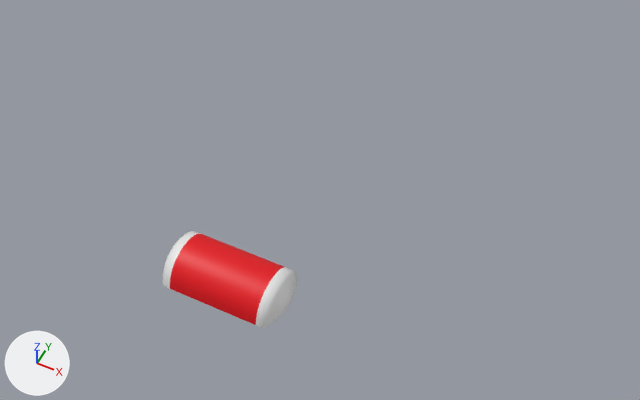
What one commit did to the Blender file RawAssets/Art/Meshes/Note.blend.
One viewpoint serves both versions: a camera (50 mm lens) standing at (4.58, -6.27, 10.3) and looking at (0.64, 1.61, 0.45). Lighting does not change. The marker at lower left points along +X, +Y and +Z.

Before the edit, the objects in view are built like this:
```python
me_cylinder = bpy.data.meshes.new('Cylinder')
me_cylinder.from_pydata(...)  # 63 vertices, 50 faces; spans x -1.93..1.94, y -1.02..0.03, z -0.5..0.5
me_cylinder.polygons.foreach_set('use_smooth', [True] * 50)
# faces by material slot: [34, 16]
me_cylinder.materials.append(mat_material_001)  # white #e7e7e7
me_cylinder.materials.append(mat_material_002)  # red #e70011
ob_cylinder = bpy.data.objects.new('Cylinder', me_cylinder)
ob_cylinder.location = (0.0, 0.0, 0.0)
ob_cylinder.rotation_euler = (-1.571, 0.0, 0.0)  # degrees (-90, 0, 0)
ob_cylinder.scale = (0.5, 0.46, 1.0)
_m = ob_cylinder.modifiers.new('Subdivision', 'SUBSURF')
_m.render_levels = 1
_m = ob_cylinder.modifiers.new('Decimate', 'DECIMATE')
_m.ratio = 0.5
_m.angle_limit = 0.0
```
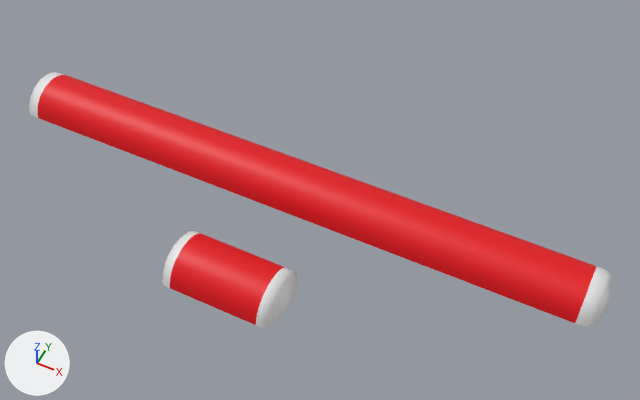
Where the change shows, as pixel boxes (x1, y1, x2, y2) in the pictures (640 x 400 px):
'Full', added (red): after (29, 72, 611, 328)
    faces in mat_material_005 (red #e70011): (38, 75, 596, 323)
    faces in mat_material_006 (white #e7e7e7): (29, 72, 611, 328)
'Cylinder', reshaped, turned: before (163, 231, 297, 328); after (163, 231, 298, 328)

The change, as a list of edits to the scene's bpy script:
```text
Add mat_material_006:
    mat_material_006 = principled_material('Material.006')
    mat_material_006.base_color = (0.8, 0.8, 0.8)  # white #e7e7e7
Add mat_material_005:
    mat_material_005 = principled_material('Material.005')
    mat_material_005.base_color = (0.8, 0.0, 0.00565)  # red #e70011
Change me_cylinder:
    where me_cylinder.from_pydata(...)  # 63 vertices, 50 faces; spans x -1.93..1.94, y -1.02..0.03, z -0.5..0.5
    used by ob_cylinder; location = (0.0, 0.0, 0.0); rotation_euler = (-1.571, 0.0, 0.0), in degrees (-90, 0, 0); scale = (0.5, 0.46, 1.0)
    me_cylinder part 1: the whole mesh is multiplied about the mesh origin by the matrix ((1.0, -0.009, 0.0), (0.0, -0.013, 2.174), (-0.005, -0.46, -0.013))
Add me_cylinder_002:
    me_cylinder_002.from_pydata(...)  # 99 vertices, 82 faces; spans x -9.9..9.9, y -1.1..1.1, z 0.0..0.5
    me_cylinder_002.polygons.foreach_set('use_smooth', [True] * 82)
    # faces by material slot: [34, 48]
    me_cylinder_002.materials.append(mat_material_006)  # white #e7e7e7
    me_cylinder_002.materials.append(mat_material_005)  # red #e70011
Change ob_cylinder:
    ob_cylinder.rotation_euler: (-1.571, 0.0, 0.0) -> (0.0, 0.0, 0.0)  # degrees (-90, 0, 0) -> degrees (0, 0, 0)
Add ob_full:
    ob_full = bpy.data.objects.new('Full', me_cylinder_002)
    ob_full.location = (0.0, 2.0, 0.0)
    ob_full.scale = (0.5, 0.46, 1.0)
    _m = ob_full.modifiers.new('Subdivision', 'SUBSURF')
    _m.render_levels = 1
    _m = ob_full.modifiers.new('Decimate', 'DECIMATE')
    _m.ratio = 0.242
```
